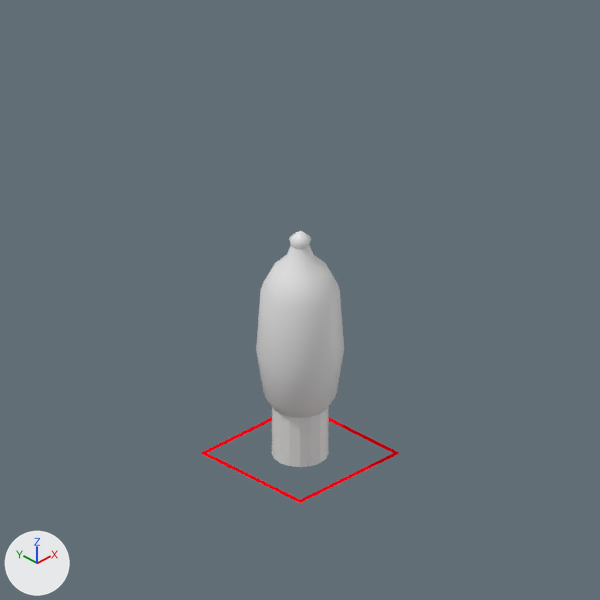
What one commit did to the Blender file rct2/scenery/MartianTheming/tmo2_Martian-Object/tmo2_V001.blend.
Camera for both pictures: the file's camera 'Camera'. Lighting does not change. The marker at lower left points along +X, +Y and +Z.
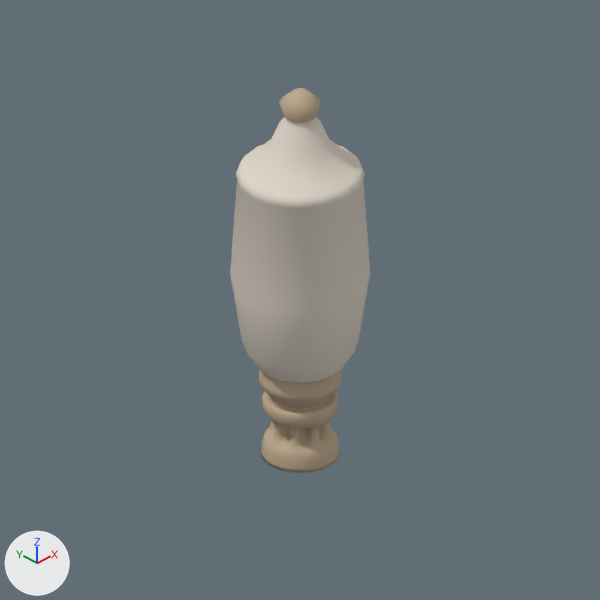
Where the newer file only moved an object's origin or applied its transform, the numbers keep the older frame.

What changed in the scene script:
```text
Add mat_brass:
    mat_brass = diffuse_material('brass')
    mat_brass.base_color = (0.523, 0.409, 0.281)  # beige #bfab90
Add mat_glass:
    mat_glass = diffuse_material('glass')
    mat_glass.base_color = (0.734, 0.671, 0.585)  # light grey #ded6c9
Change me_cylinder_002:
    where me_cylinder_002.from_pydata(...)  # 49 vertices, 48 faces; spans x -0.157..0.157, y -0.157..0.157, z 3.4..3.6
    used by ob_cylinder_002; location = (0.0, 0.0, 0.0)
    me_cylinder_002 part 1: the whole mesh is scaled about its middle by 1.87, then moved by (0.0, 0.0, 2.231)
Change me_cylinder_001:
    used by ob_cylinder_001; location = (0.0, 0.0, 0.0)
    remove me_cylinder_001.from_pydata(...)  # 112 vertices, 96 faces; spans x -0.62..0.62, y -0.62..0.62, z 0.8..3.4
    add me_cylinder_001.from_pydata(...)  # 160 vertices, 144 faces; spans x -0.62..0.62, y -0.62..0.62, z 0.8..3.35
    me_cylinder_001 part 2: 16 vertices moved from x -0.39..0.39, y -0.39..0.39, z 3.02 to x -0.28..0.28, y -0.28..0.28, z 3.02; 48 vertices added at x -0.58..0.58, y -0.58..0.58, z 2.71..2.78
    me_cylinder_001 part 3: 16 vertices moved from x -0.13..0.13, y -0.13..0.13, z 3.4 to x -0.09..0.09, y -0.09..0.09, z 3.35
    me_cylinder_001 part 4: 80 faces spanning x -0.62..0.62, y -0.62..0.62, z 0.8..3.35 switch from no material to mat_glass (light grey #ded6c9)
Change me_cylinder:
    used by ob_cylinder; location = (0.0, 0.0, 0.0)
    remove me_cylinder.from_pydata(...)  # 49 vertices, 49 faces; spans x -0.4..0.4, y -0.4..0.4, z 0.0..0.9
    add me_cylinder.from_pydata(...)  # 258 vertices, 272 faces; spans x -0.423..0.423, y -0.423..0.423, z 0.0..1.809
    me_cylinder part 5: 16 vertices moved from x -0.4..0.4, y -0.4..0.4, z 0.8 to x -0.383..0.383, y -0.383..0.383, z 0.997; 17 vertices removed from x -0.4..0.4, y -0.4..0.4, z 0.0..0.9; 226 vertices added at x -0.423..0.423, y -0.423..0.423, z 0.0..1.809
    me_cylinder part 6: 16 faces spanning x -0.383..0.383, y -0.383..0.383, z 0.9..0.997 switch from no material to mat_brass (beige #bfab91)
Change ob_cylinder_001:
    ob_cylinder_001.location: (0.0, 0.0, 0.0) -> (0.0, 0.0, 0.24)
    ob_cylinder_001.scale: (1.0, 1.0, 1.0) -> (1.59, 1.59, 1.59)
Change ob_cylinder:
    ob_cylinder.scale: (1.0, 1.0, 1.0) -> (1.48, 1.48, 1.0)
    add _m = ob_cylinder.modifiers.new('Subsurf', 'SUBSURF')
Change ob_plane_001:
    add ob_plane_001.hide_render = True
```

What differs and where, as boxes (x1, y1, x2, y2) in the pictures (600 x 600 px; the box of a moved part takes in the faces that stretch with it):
'Cylinder.001', reshaped, moved, rescaled (58% wider, 53% taller)
    before: (256, 245, 344, 418)
    after: (230, 117, 370, 383)
'Cylinder', reshaped, rescaled, modifiers changed (47% wider, 70% taller)
    before: (272, 407, 328, 467)
    after: (259, 370, 342, 473)
'Cylinder.002', mesh rescaled (83% wider, 75% taller)
    before: (289, 231, 311, 250)
    after: (280, 88, 321, 122)
'Plane.001', hidden
    before: (201, 417, 399, 503)
part 2 of me_cylinder_001, built on
    before: (261, 254, 340, 309)
    after: (236, 125, 365, 209)
part 3 of me_cylinder_001, moved or reshaped
    before: (286, 245, 314, 264)
    after: (278, 117, 323, 137)
part 4 of me_cylinder_001, recoloured
    before: (256, 290, 344, 418)
    after: (230, 180, 370, 383)
part 5 of me_cylinder, built on
    before: (272, 407, 328, 467)
    after: (259, 370, 342, 473)
part 6 of me_cylinder, recoloured
    after: (264, 391, 337, 414)
